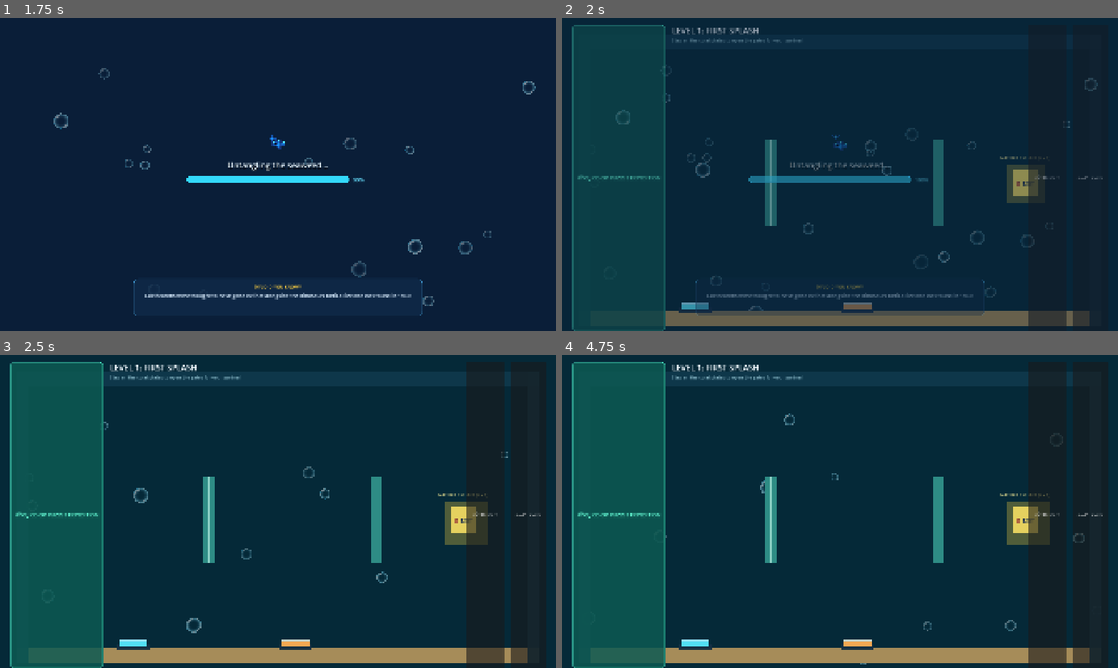
Above: before the commit, frames 1-4 (two rows, left to right).
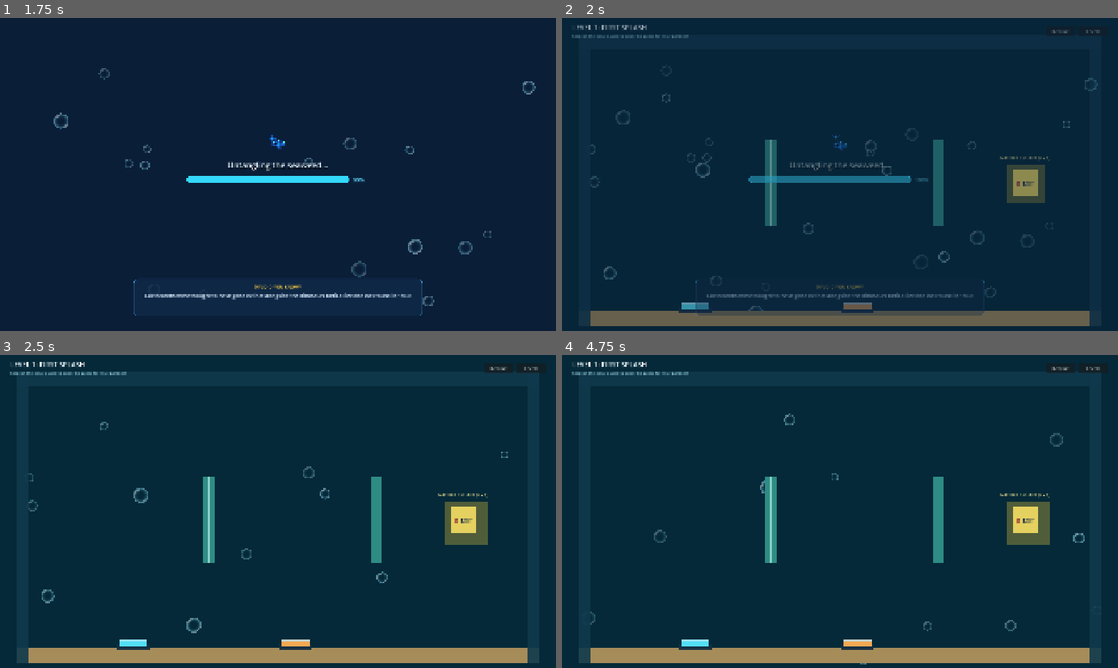
Above: after the commit, the same moments.

Repository: AJGalario/Group03-Fish-Co
Game: Godot game, scene res://scenes/coop/CoopLevelSelect.tscn
Two runs of this game, one before a commit and one after it. Both use one fixed random seed, a clock stepped at 60 frames per second and the inputs below. This scene is started directly instead of the project's main scene.
Inputs (mouse positions are in pixels of both pictures, inside the frame that each line leads up to):
- Up to frame 1 (1.75 s): click "▶ DIVE IN!" at 0.5 s; click "▶ DIVE IN!" at 1.25 s
- Up to frame 2 (2 s): no input
- Up to frame 3 (2.5 s): click (483, 514) at 2 s, where only the run before the commit has a clickable "âŸ³ Restart"
- Up to frame 4 (4.75 s): click (1062, 367) at 2.75 s, where only the run after the commit has a clickable "Restart"; click (1095, 367) at 3.5 s, where only the run after the commit has a clickable "Levels"; click (1045, 514) at 4.25 s, where only the run before the commit has a clickable "âŸ³ Restart"

Frame 1 is identical in both runs. In frame 2, 3.0% of the frame differs, in the area x 1-98%, y 2-100%; in frame 3, 20%; in frame 4, 20%.
Error before the commit: Out of bounds get index '0' (on base: 'Array[PlayerData]') (res://scenes/coop/CoopBase.gd:145)
Error after the commit: Out of bounds get index '0' (on base: 'Array[PlayerData]') (res://scenes/coop/CoopBase.gd:92)

Commit message:
Apply co-op visual fixes, clean CoopHUD and CoopFish to Group03-Fish-Co

Diff:
--- a/scenes/coop/CoopBase.gd
+++ b/scenes/coop/CoopBase.gd
@@ -9,30 +9,40 @@
 ##   â€¢ Shared completion state and progression unlocking
 
 const BUBBLE_TEXTURE := preload("res://assets/generated/ui_bubble.png")
-const CoopFishScript := preload("res://scenes/aquarium_lobby/LobbyFish.gd")
+const CoopFishScript := preload("res://scenes/coop/CoopFish.gd")
+const CoopHUDScene := preload("res://scenes/coop/CoopHUD.tscn")
 
 @export var level_number: int = 1
 @export var level_title: String = "Co-Op Puzzle"
 @export var level_instruction: String = "Work together to solve the puzzle and reach the exit!"
+@export var show_ambient_background: bool = true
 
 var _fish_nodes: Array[CharacterBody2D] = []
 var _is_cleared: bool = false
 var _clear_dialog: CanvasLayer
 
-@onready var hud: CanvasLayer = $HUD
+@onready var hud: CanvasLayer = get_node_or_null("HUD")
 @onready var exit_zone: ExitZone = get_node_or_null("ExitZone")
 
 func _ready() -> void:
 	_build_coop_ambience()
-	_build_hud()
+	_setup_hud()
 	_spawn_coop_players()
 
 	if exit_zone:
 		exit_zone.all_escaped.connect(_on_level_cleared)
 
 func _build_coop_ambience() -> void:
+	# If designer placed their own Background node, respect it and do not override
+	if get_node_or_null("Background") or get_node_or_null("Bg") or get_node_or_null("WaterBackground"):
+		return
+
+	if not show_ambient_background:
+		return
+
 	# Distinct Emerald Lagoon & Bioluminescent Teal background
 	var bg = ColorRect.new()
+	bg.name = "Background"
 	bg.set_anchors_preset(Control.PRESET_FULL_RECT)
 	bg.size = Vector2(1920, 1080)
 	bg.color = Color(0.02, 0.16, 0.22, 1.0)
@@ -41,6 +51,7 @@
 
 	# Ambient Seafoam Bubbles
 	var bubbles_layer = Control.new()
+	bubbles_layer.name = "AmbientBubbles"
 	bubbles_layer.size = Vector2(1920, 1080)
 	bubbles_layer.mouse_filter = Control.MOUSE_FILTER_IGNORE
 	bubbles_layer.z_index = -15
@@ -48,85 +59,21 @@
 	if BUBBLE_TEXTURE:
 		UIHelpers.spawn_bubbles(bubbles_layer, BUBBLE_TEXTURE, 14, Vector2(1920, 1080))
 
-func _build_hud() -> void:
+func _setup_hud() -> void:
 	if not hud:
 		hud = CanvasLayer.new()
+		hud.name = "HUD"
 		hud.layer = 50
 		add_child(hud)
 
-	var margin = MarginContainer.new()
-	margin.set_anchors_preset(Control.PRESET_FULL_RECT)
-	margin.add_theme_constant_override("margin_left", 36)
-	margin.add_theme_constant_override("margin_top", 24)
-	margin.add_theme_constant_override("margin_right", 36)
-	margin.mouse_filter = Control.MOUSE_FILTER_IGNORE
-	hud.add_child(margin)
-
-	var top_bar = HBoxContainer.new()
-	top_bar.alignment = BoxContainer.ALIGNMENT_BEGIN
-	top_bar.add_theme_constant_override("separation", 24)
-	margin.add_child(top_bar)
-
-	# Co-op Mode Banner Badge
-	var mode_chip = PanelContainer.new()
-	var mode_sb = StyleBoxFlat.new()
-	mode_sb.bg_color = Color(0.05, 0.35, 0.32, 0.85)
-	mode_sb.border_width_left = 2
-	mode_sb.border_width_top = 2
-	mode_sb.border_width_right = 2
-	mode_sb.border_width_bottom = 2
-	mode_sb.border_color = Color(0.3, 0.95, 0.8, 0.6)
-	mode_sb.corner_radius_top_left = 10
-	mode_sb.corner_radius_top_right = 10
-	mode_sb.corner_radius_bottom_left = 10
-	mode_sb.corner_radius_bottom_right = 10
-	mode_sb.content_margin_left = 16
-	mode_sb.content_margin_right = 16
-	mode_sb.content_margin_top = 8
-	mode_sb.content_margin_bottom = 8
-	mode_chip.add_theme_stylebox_override("panel", mode_sb)
-	top_bar.add_child(mode_chip)
-
-	var mode_lbl = Label.new()
-	mode_lbl.text = "ðŸŒ¿ CO-OP PUZZLE EXPEDITION"
-	mode_lbl.add_theme_font_size_override("font_size", 18)
-	mode_lbl.add_theme_color_override("font_color", Color(0.4, 1.0, 0.85))
-	mode_chip.add_child(mode_lbl)
-
-	# Title & Instructions
-	var title_vbox = VBoxContainer.new()
-	title_vbox.add_theme_constant_override("separation", 2)
-	top_bar.add_child(title_vbox)
-
-	var title_lbl = Label.new()
-	title_lbl.text = "LEVEL %d: %s" % [level_number, level_title.to_upper()]
-	title_lbl.add_theme_font_size_override("font_size", 28)
-	title_lbl.add_theme_color_override("font_color", Color(0.95, 0.98, 1.0))
-	title_vbox.add_child(title_lbl)
-
-	var instr_lbl = Label.new()
-	instr_lbl.text = level_instruction
-	instr_lbl.add_theme_font_size_override("font_size", 16)
-	instr_lbl.add_theme_color_override("font_color", Color(0.7, 0.9, 0.95, 0.85))
-	title_vbox.add_child(instr_lbl)
-
-	# Spacer
-	var spacer = Control.new()
-	spacer.size_flags_horizontal = Control.SIZE_EXPAND_FILL
-	top_bar.add_child(spacer)
-
-	# Top Right Buttons
-	var restart_btn = Button.new()
-	restart_btn.text = "âŸ³ Restart"
-	restart_btn.custom_minimum_size = Vector2(130, 44)
-	restart_btn.pressed.connect(_on_restart_pressed)
-	top_bar.add_child(restart_btn)
-
-	var exit_btn = Button.new()
-	exit_btn.text = "â—€ Levels"
-	exit_btn.custom_minimum_size = Vector2(120, 44)
-	exit_btn.pressed.connect(_on_exit_pressed)
-	top_bar.add_child(exit_btn)
+	var coop_hud = hud.get_node_or_null("CoopHUD") as CoopHUD
+	if not coop_hud:
+		coop_hud = CoopHUDScene.instantiate()
+		hud.add_child(coop_hud)
+
+	coop_hud.setup_level_info(level_number, level_title, level_instruction)
+	coop_hud.restart_requested.connect(_on_restart_pressed)
+	coop_hud.levels_requested.connect(_on_exit_pressed)
 
 func _spawn_coop_players() -> void:
 	var spawn_parent = get_node_or_null("SpawnPoints")
--- a/scenes/coop/CoopCountdown.tscn
+++ /dev/null
@@ -1,12 +0,0 @@
-[gd_scene format=3 uid="uid://buh2wvkktu2eh"]
-
-[ext_resource type="Script" path="res://scenes/coop/CoopCountdown.gd" id="1_countdown"]
-
-[node name="CoopCountdown" type="Control" unique_id=1529284377]
-layout_mode = 3
-anchors_preset = 15
-anchor_right = 1.0
-anchor_bottom = 1.0
-grow_horizontal = 2
-grow_vertical = 2
-script = ExtResource("1_countdown")
--- /dev/null
+++ b/scenes/coop/CoopFish.gd
@@ -0,0 +1,108 @@
+class_name CoopFish
+extends CharacterBody2D
+
+## CoopFish — Clean, responsive fish player controller for Co-Op levels.
+## Free 8-directional swimming with no lobby claiming prompts.
+
+@export var player_id: int = 0
+@export var is_bot: bool = false
+@export var player_name: String = "Fish"
+@export var player_color: Color = Color.WHITE
+
+var tank_left: float = 100.0
+var tank_right: float = 1820.0
+var tank_top: float = 110.0
+var tank_bottom: float = 1005.0
+
+const SWIM_SPEED: float = 380.0
+const ACCEL: float = 18.0
+
+var _input_prefix: String = "p1_"
+var _sprite: Sprite2D
+var _name_label: Label
+
+const SKIN_ROW_OFFSETS: Array[int] = [0, 16, 32, 48]
+
+func _ready() -> void:
+	add_to_group("fish")
+	collision_layer = 2
+	collision_mask = 7
+
+	_input_prefix = "p%d_" % (player_id + 1)
+	_build_visuals()
+
+func _build_visuals() -> void:
+	# Physics collision circle
+	var col = CollisionShape2D.new()
+	var shape = CircleShape2D.new()
+	shape.radius = 24.0
+	col.shape = shape
+	add_child(col)
+
+	# Fish Sprite
+	_sprite = Sprite2D.new()
+	_sprite.texture = load("res://entities/fish/Fish_Sprite_Sheet_16.png")
+	_sprite.texture_filter = CanvasItem.TEXTURE_FILTER_NEAREST
+	_sprite.hframes = 16
+	_sprite.vframes = 24
+	_sprite.frame = SKIN_ROW_OFFSETS[player_id % SKIN_ROW_OFFSETS.size()]
+	_sprite.scale = Vector2(2.8, 2.8)
+	_sprite.modulate = player_color.lerp(Color.WHITE, 0.35)
+	add_child(_sprite)
+
+	# Clean floating name label (no "MOVE TO CLAIM!" or giant box)
+	_name_label = Label.new()
+	_name_label.text = player_name
+	_name_label.position = Vector2(-60, -52)
+	_name_label.custom_minimum_size = Vector2(120, 20)
+	_name_label.horizontal_alignment = HORIZONTAL_ALIGNMENT_CENTER
+	_name_label.vertical_alignment = VERTICAL_ALIGNMENT_CENTER
+	_name_label.add_theme_font_size_override("font_size", 13)
+	_name_label.add_theme_color_override("font_color", player_color.lerp(Color.WHITE, 0.65))
+	add_child(_name_label)
+
+func _physics_process(delta: float) -> void:
+	if is_bot:
+		_process_bot(delta)
+	else:
+		_process_human(delta)
+
+	# Keep inside tank bounds
+	position.x = clampf(position.x, tank_left, tank_right)
+	position.y = clampf(position.y, tank_top, tank_bottom)
+
+	move_and_slide()
+	_animate_swim()
+
+func _process_human(delta: float) -> void:
+	var move_x := Input.get_axis(_input_prefix + "left", _input_prefix + "right")
+	var move_y := Input.get_axis(_input_prefix + "up", _input_prefix + "down")
+	var input_dir := Vector2(move_x, move_y)
+
+	if input_dir.length_squared() > 1.0:
+		input_dir = input_dir.normalized()
+
+	var target_vel = input_dir * SWIM_SPEED
+	velocity = velocity.lerp(target_vel, ACCEL * delta)
+
+func _process_bot(delta: float) -> void:
+	# Gentle idle bobbing for bots if present
+	var t = Time.get_ticks_msec() / 1000.0 + player_id * 1.5
+	var target_vel = Vector2(sin(t * 1.2) * 120.0, cos(t * 0.9) * 80.0)
+	velocity = velocity.lerp(target_vel, ACCEL * delta)
+
+func _animate_swim() -> void:
+	if not _sprite:
+		return
+
+	# Flip sprite according to horizontal movement
+	if velocity.x > 15.0:
+		_sprite.scale.x = 2.8
+	elif velocity.x < -15.0:
+		_sprite.scale.x = -2.8
+
+	var base_frame = SKIN_ROW_OFFSETS[player_id % SKIN_ROW_OFFSETS.size()]
+	if velocity.length_squared() > 400.0:
+		_sprite.frame = base_frame + (int(Time.get_ticks_msec() / 130.0) % 4)
+	else:
+		_sprite.frame = base_frame
--- /dev/null
+++ b/scenes/coop/CoopHUD.gd
@@ -0,0 +1,25 @@
+class_name CoopHUD
+extends Control
+
+## Clean, compact top bar HUD for Co-op levels.
+## Visible and designer-editable directly in the Godot Editor.
+
+signal restart_requested
+signal levels_requested
+
+@onready var title_label: Label = $TopBar/TitleVBox/TitleLabel
+@onready var instruction_label: Label = $TopBar/TitleVBox/InstructionLabel
+@onready var restart_button: Button = $TopBar/ButtonsRow/RestartButton
+@onready var levels_button: Button = $TopBar/ButtonsRow/LevelsButton
+
+func _ready() -> void:
+	if restart_button:
+		restart_button.pressed.connect(func(): restart_requested.emit())
+	if levels_button:
+		levels_button.pressed.connect(func(): levels_requested.emit())
+
+func setup_level_info(num: int, title: String, instruction: String) -> void:
+	if title_label:
+		title_label.text = "LEVEL %d: %s" % [num, title.to_upper()]
+	if instruction_label:
+		instruction_label.text = instruction
--- /dev/null
+++ b/scenes/coop/CoopHUD.tscn
@@ -0,0 +1,57 @@
+[gd_scene load_steps=2 format=3 uid="uid://coophud001"]
+
+[ext_resource type="Script" path="res://scenes/coop/CoopHUD.gd" id="1_hud"]
+
+[node name="CoopHUD" type="Control"]
+layout_mode = 3
+anchors_preset = 10
+anchor_right = 1.0
+offset_left = 36.0
+offset_top = 16.0
+offset_right = -36.0
+offset_bottom = 76.0
+grow_horizontal = 2
+mouse_filter = 2
+script = ExtResource("1_hud")
+
+[node name="TopBar" type="HBoxContainer" parent="."]
+layout_mode = 1
+anchors_preset = 15
+anchor_right = 1.0
+anchor_bottom = 1.0
+grow_horizontal = 2
+grow_vertical = 2
+theme_override_constants/separation = 16
+
+[node name="TitleVBox" type="VBoxContainer" parent="TopBar"]
+layout_mode = 2
+size_flags_horizontal = 3
+theme_override_constants/separation = 2
+
+[node name="TitleLabel" type="Label" parent="TopBar/TitleVBox"]
+layout_mode = 2
+theme_override_colors/font_color = Color(0.94, 0.98, 1, 1)
+theme_override_font_sizes/font_size = 24
+text = "LEVEL 1: FIRST SPLASH"
+
+[node name="InstructionLabel" type="Label" parent="TopBar/TitleVBox"]
+layout_mode = 2
+theme_override_colors/font_color = Color(0.68, 0.9, 0.95, 0.88)
+theme_override_font_sizes/font_size = 14
+text = "Step on the coral plates to open the gates for your partner!"
+
+[node name="ButtonsRow" type="HBoxContainer" parent="TopBar"]
+layout_mode = 2
+theme_override_constants/separation = 12
+
+[node name="RestartButton" type="Button" parent="TopBar/ButtonsRow"]
+custom_minimum_size = Vector2(100, 36)
+layout_mode = 2
+size_flags_vertical = 4
+text = "Restart"
+
+[node name="LevelsButton" type="Button" parent="TopBar/ButtonsRow"]
+custom_minimum_size = Vector2(100, 36)
+layout_mode = 2
+size_flags_vertical = 4
+text = "Levels"
--- a/scenes/coop/levels/Level1.tscn
+++ b/scenes/coop/levels/Level1.tscn
@@ -1,9 +1,10 @@
-[gd_scene load_steps=7 format=3 uid="uid://clevel1tutorial01"]
+[gd_scene load_steps=8 format=3 uid="uid://clevel1tutorial01"]
 
 [ext_resource type="Script" path="res://scenes/coop/levels/Level1.gd" id="1_script"]
 [ext_resource type="PackedScene" path="res://scenes/coop/elements/PressurePlate.tscn" id="2_plate"]
 [ext_resource type="PackedScene" path="res://scenes/coop/elements/CoralGate.tscn" id="3_gate"]
 [ext_resource type="PackedScene" path="res://scenes/coop/elements/ExitZone.tscn" id="4_exit"]
+[ext_resource type="PackedScene" path="res://scenes/coop/CoopHUD.tscn" id="5_hud"]
 
 [sub_resource type="RectangleShape2D" id="wall_top"]
 size = Vector2(1800, 50)
@@ -25,6 +26,8 @@
 
 [node name="HUD" type="CanvasLayer" parent="."]
 layer = 50
+
+[node name="CoopHUD" parent="HUD" instance=ExtResource("5_hud")]
 
 [node name="SpawnPoints" type="Node2D" parent="."]
 
--- a/scenes/coop/levels/Level2.tscn
+++ b/scenes/coop/levels/Level2.tscn
@@ -6,6 +6,7 @@
 [ext_resource type="PackedScene" path="res://scenes/coop/elements/PushPearl.tscn" id="4_pearl"]
 [ext_resource type="PackedScene" path="res://scenes/coop/elements/ClamSocket.tscn" id="5_socket"]
 [ext_resource type="PackedScene" path="res://scenes/coop/elements/ExitZone.tscn" id="6_exit"]
+[ext_resource type="PackedScene" path="res://scenes/coop/CoopHUD.tscn" id="7_hud"]
 
 [sub_resource type="RectangleShape2D" id="wall_top"]
 size = Vector2(1800, 50)
@@ -36,6 +37,8 @@
 
 [node name="HUD" type="CanvasLayer" parent="."]
 layer = 50
+
+[node name="CoopHUD" parent="HUD" instance=ExtResource("7_hud")]
 
 [node name="SpawnPoints" type="Node2D" parent="."]
 
--- a/scenes/coop/levels/Level3.tscn
+++ b/scenes/coop/levels/Level3.tscn
@@ -1,9 +1,10 @@
-[gd_scene load_steps=8 format=3 uid="uid://ctwincurrents03"]
+[gd_scene load_steps=9 format=3 uid="uid://ctwincurrents03"]
 
 [ext_resource type="Script" path="res://scenes/coop/levels/Level3.gd" id="1_script"]
 [ext_resource type="PackedScene" path="res://scenes/coop/elements/PressurePlate.tscn" id="2_plate"]
 [ext_resource type="PackedScene" path="res://scenes/coop/elements/CoralGate.tscn" id="3_gate"]
 [ext_resource type="PackedScene" path="res://scenes/coop/elements/ExitZone.tscn" id="4_exit"]
+[ext_resource type="PackedScene" path="res://scenes/coop/CoopHUD.tscn" id="5_hud"]
 
 [sub_resource type="RectangleShape2D" id="wall_top"]
 size = Vector2(1800, 50)
@@ -40,6 +41,8 @@
 
 [node name="HUD" type="CanvasLayer" parent="."]
 layer = 50
+
+[node name="CoopHUD" parent="HUD" instance=ExtResource("5_hud")]
 
 [node name="SpawnPoints" type="Node2D" parent="."]
 
--- a/scenes/coop/levels/Level4.tscn
+++ b/scenes/coop/levels/Level4.tscn
@@ -6,6 +6,7 @@
 [ext_resource type="PackedScene" path="res://scenes/coop/elements/PushPearl.tscn" id="4_pearl"]
 [ext_resource type="PackedScene" path="res://scenes/coop/elements/ClamSocket.tscn" id="5_socket"]
 [ext_resource type="PackedScene" path="res://scenes/coop/elements/ExitZone.tscn" id="6_exit"]
+[ext_resource type="PackedScene" path="res://scenes/coop/CoopHUD.tscn" id="7_hud"]
 
 [sub_resource type="RectangleShape2D" id="wall_top"]
 size = Vector2(1800, 50)
@@ -39,6 +40,8 @@
 
 [node name="HUD" type="CanvasLayer" parent="."]
 layer = 50
+
+[node name="CoopHUD" parent="HUD" instance=ExtResource("7_hud")]
 
 [node name="SpawnPoints" type="Node2D" parent="."]
 
Not shown: 1 places in scenes/coop/levels/Level2.tscn that only renumber resources
Not shown: 1 places in scenes/coop/levels/Level4.tscn that only renumber resources
